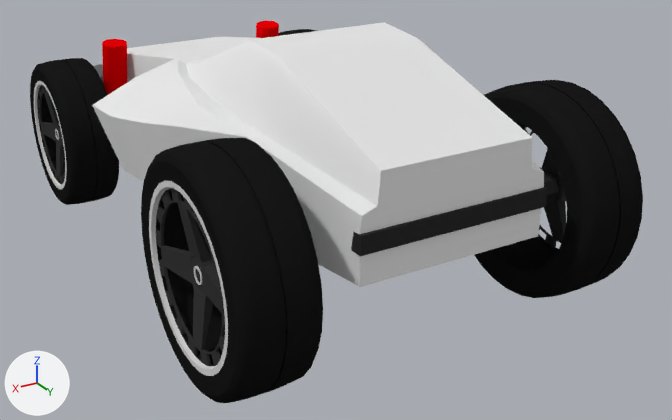
Before and after pictures for a commit that changed the Blender file Assets/Models/Car5.blend.
Camera for both pictures: a 50 mm camera at (5.14, 10.46, 2.28) aimed at (-0.38, 1.26, -2.32). Lighting does not change. The marker at lower left points along +X, +Y and +Z.

The scene before the commit, as lines of its bpy script (objects in view):
```python
ob_body = bpy.data.objects.new('Body', me_cube_005)
ob_body.location = (0.0, 0.0, 0.0)
ob_body.rotation_euler = (0.0, 0.0, 4.712)  # degrees (0, 0, 270)
ob_body.scale = (1.0, 1.1, 1.0)
ob_frame = bpy.data.objects.new('Frame', me_cube_002)
ob_frame.location = (0.0, 0.0, -0.73)
ob_frame.rotation_euler = (0.0, 0.0401, -1.571)  # degrees (0, 2.3, -90)
ob_frame.scale = (1.0, 1.1, 1.0)
ob_wheelrr = bpy.data.objects.new('wheelRR', me_cylinder)
ob_wheelrr.parent = ob_wheels
ob_wheelrr.location = (-1.97, 3.136, -1.719)
ob_wheelrr.rotation_euler = (1.571, 0.0, 4.712)  # degrees (90, 0, 270)
ob_wheelrr.scale = (1.2, 1.2, -0.72)
# also in view: 'wheelFL' at (1.84, -2.29, -1.93); 'wheelRL' at (1.97, 3.14, -1.72)
```
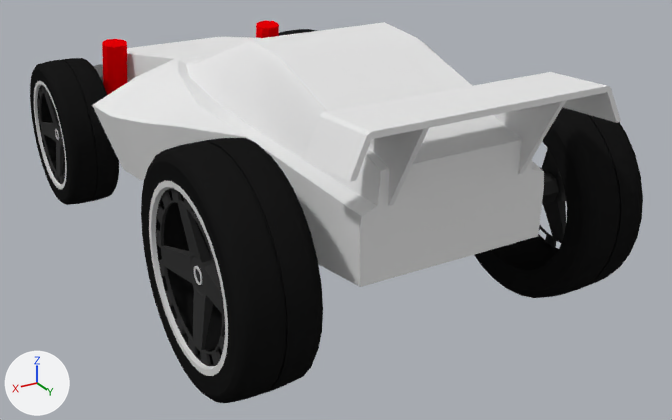
Where the change shows, as pixel boxes [x1, y1, x2, y2] in the pictures (672 x 420 px; the box of a moved part takes in the faces that stretch with it):
'Body', reshaped (17% wider)
    before: [92, 22, 544, 287]
    after: [92, 22, 621, 287]
part 1 of me_cube_005, added
    after: [304, 72, 621, 206]
part 2 of me_cube_002, moved or reshaped (not visible afterwards)
    before: [351, 187, 547, 256]

What the commit changed:
me_cube_005 is used by ob_body; location (0.0, 0.0, 0.0); rotation (0.0, 0.0, 4.712), in degrees (0, 0, 270); scale (1.0, 1.1, 1.0).
me_cube_005 had 102 vertices, 85 faces and spanned x -4.11..3.26, y 0.0..1.98, z -1.79..0.03.
me_cube_005 now has 124 vertices, 102 faces and spans x -4.62..3.26, y -1.37..1.98, z -1.79..0.03.
me_cube_005 part 1: a new loose piece of 22 vertices spanning x -4.62..-3.33, y -1.37..0.0, z -1.06..-0.06, in mat_body (its picture is missing).
me_cube_002 has 228 vertices, 182 faces and spans x -4.13..3.46, y -1.0..1.91, z -1.43..0.15.
me_cube_002 is used by ob_frame; location (0.0, 0.0, -0.73); rotation (0.0, 0.0401, -1.571), in degrees (0, 2.3, -90); scale (1.0, 1.1, 1.0).
me_cube_002 part 2: all 12 vertices in x -4.13..-3.92, y 0.0..1.0, z -0.83..-0.62 are scaled about their middle by (1, 0.97, 1), then moved by (0.08, -0.02, 0.0).
